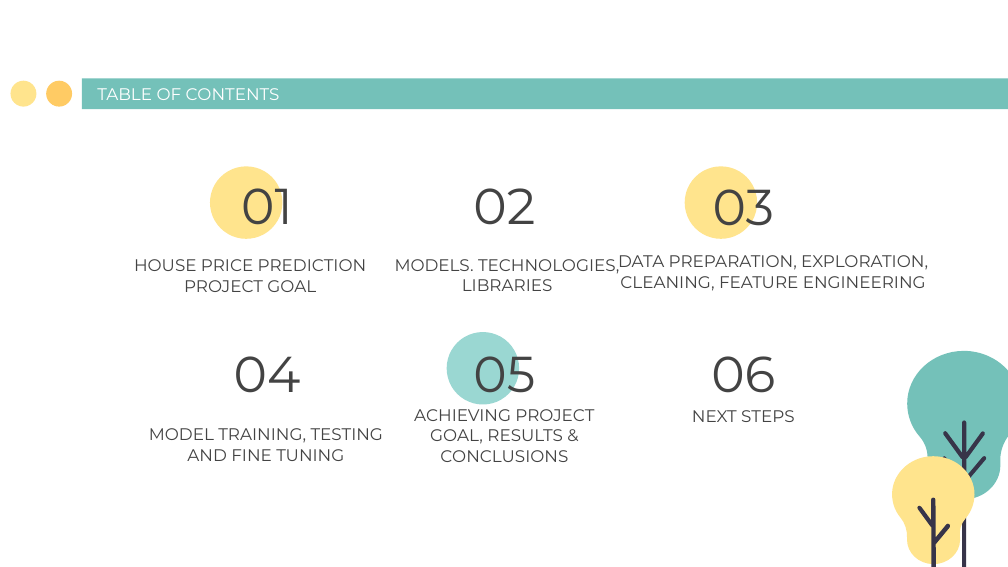
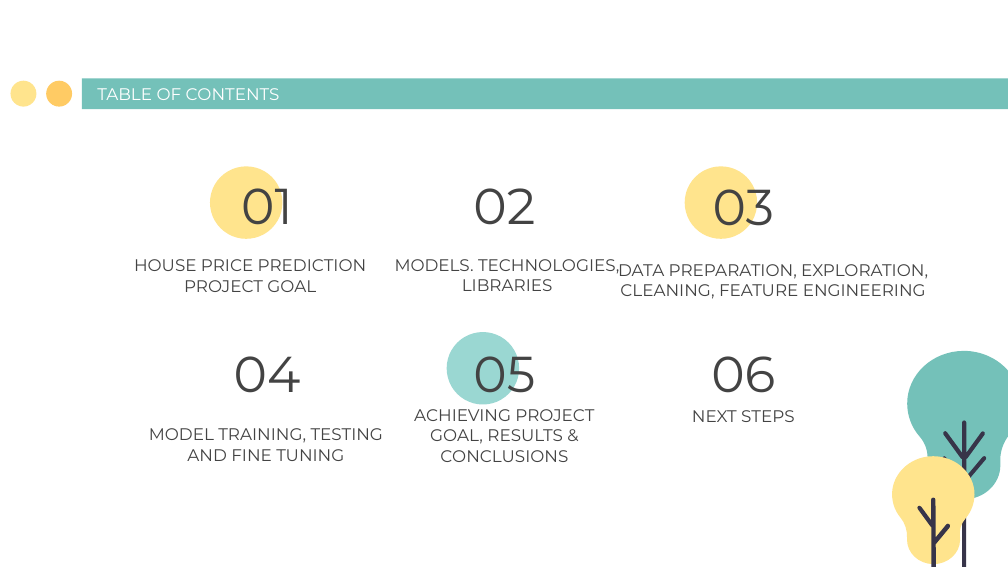
Before and after one commit to BrownTD/Final-Project, a slide deck: slide 2 of Group 2 Final Project House Price Prediction.pptx. Drawn at 1008x567 pixels with LibreOffice and Linux fonts; fonts in the diff are those of the drawing. Boxes give left, top, right and bottom in pixels: in the first picture for what was removed or moved away, otherwise in the second. Text is boxed around its words. In the diff, an @@ line names an element or a change of style, - is before the commit and + after.

```diff
--- a/Group 2 Final Project House Price Prediction.pptx
+++ b/Group 2 Final Project House Price Prediction.pptx
@@ title "DATA PREPARATION, EXPLORATION, CLEANING, FEATURE ...": place and size @@
-title "DATA PREPARATION, EXPLORATION, CLEANING, FEATURE ..." at box(618, 255, 928, 291)
+title "DATA PREPARATION, EXPLORATION, CLEANING, FEATURE ..." at box(618, 264, 928, 299)
```
Also in this commit, not shown: 3 other slides changed, 1 other file.
